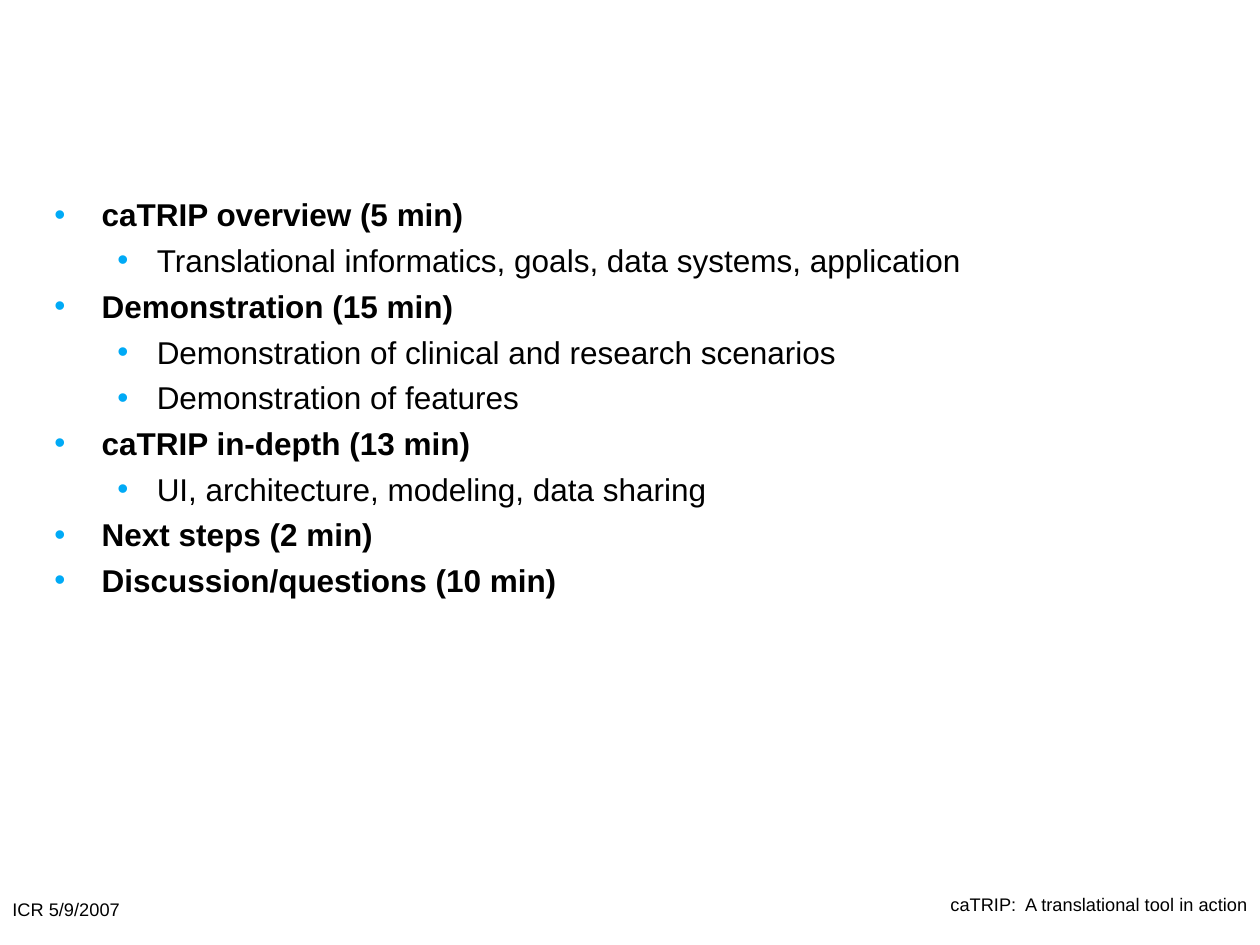
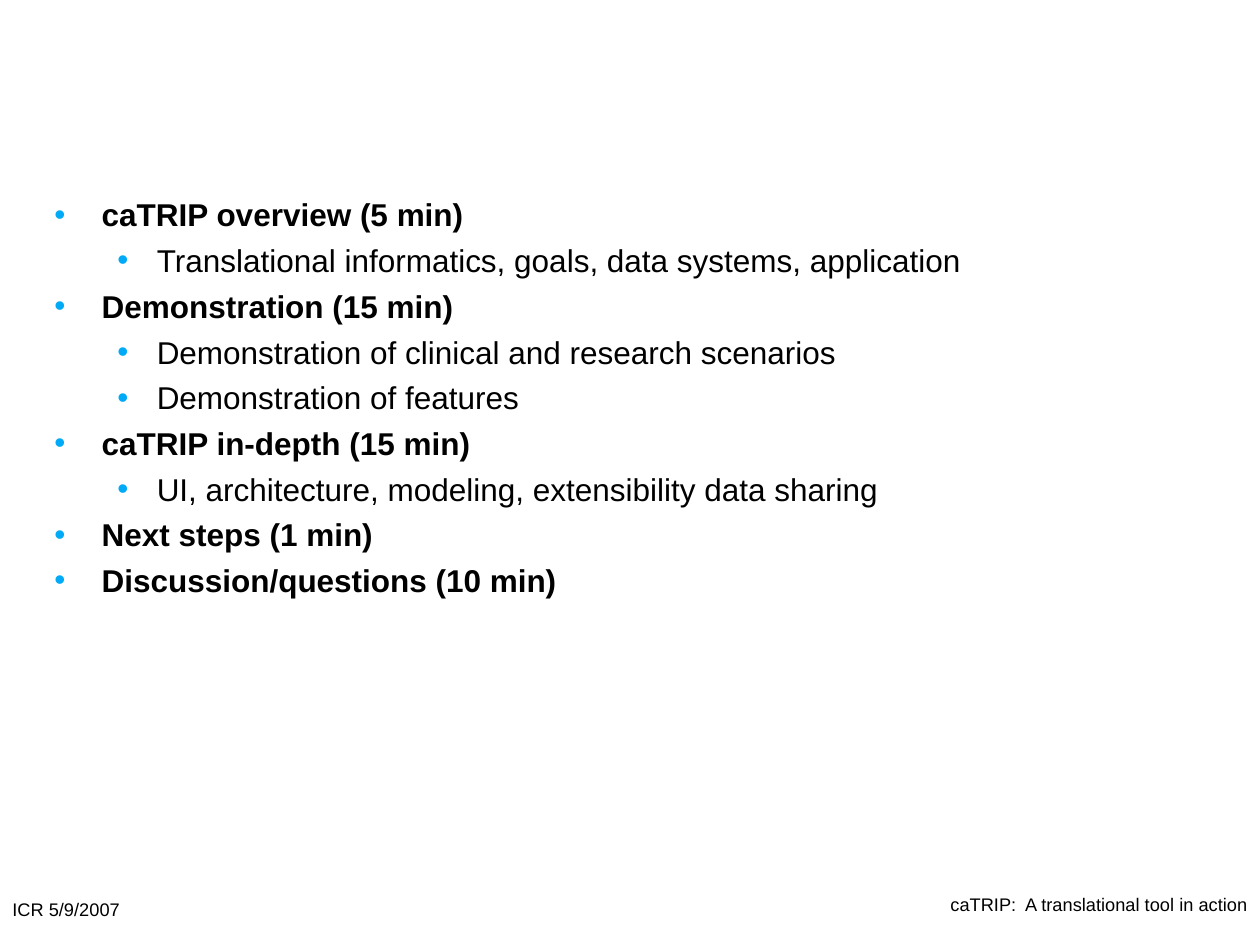
Before and after one commit to NCIP/catrip, a slide deck: slide 3 of catrip/documentation/presentations/icr_2007_05_09/caTRIP_icr_2007_05_09.ppt. Drawn at 1260x945 pixels with LibreOffice and Linux fonts; fonts in the diff are those of the drawing; background and template pictures are left out. Boxes give left, top, right and bottom in pixels: in the first picture for what was removed or moved away, otherwise in the second. Text is boxed around its words. In the diff, an @@ line names an element or a change of style, - is before the commit and + after.

```diff
--- a/catrip/documentation/presentations/icr_2007_05_09/caTRIP_icr_2007_05_09.ppt
+++ b/catrip/documentation/presentations/icr_2007_05_09/caTRIP_icr_2007_05_09.ppt
@@ text at [102,432,877,552]: text changed; bold off @@
-• caTRIP in-depth (13 min)
-  • UI, architecture, modeling, data sharing
-• Next steps (2 min)
+• caTRIP in-depth (15 min)
+  • UI, architecture, modeling, extensibility data sharing
+• Next steps (1 min)
```
Also in this commit, not shown: 2 other slides changed, 2 slides added.
